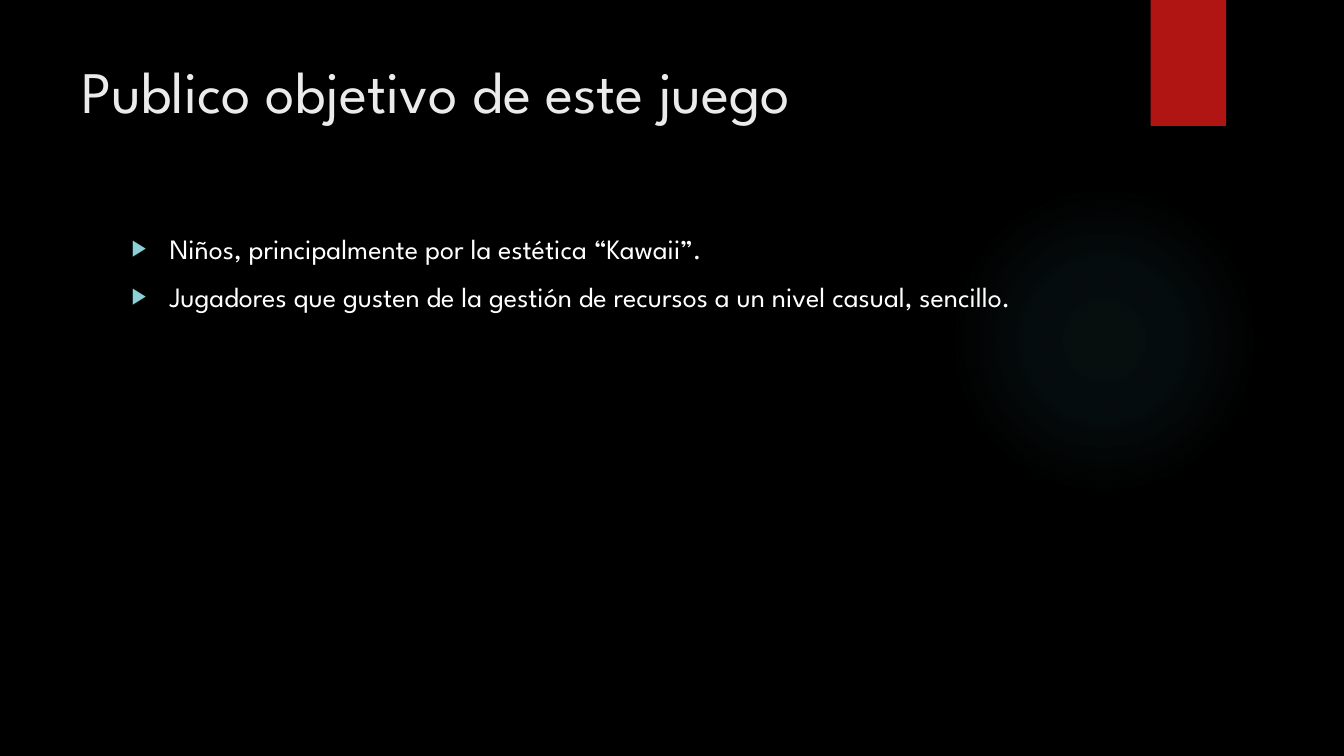
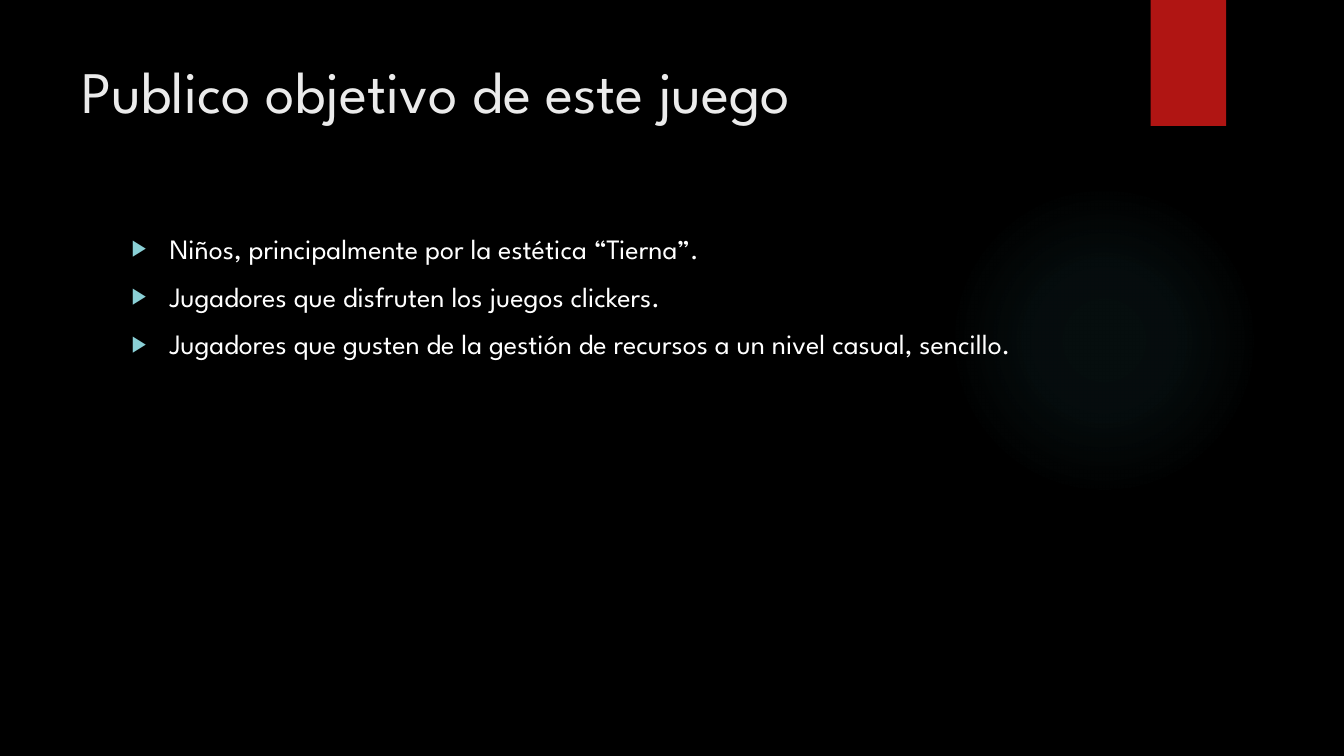
Before and after one commit to CristopherNicolas/Animales-Trabajo, a slide deck: slide 3 of Game design document farmGochi.pptx. Drawn at 1344x756 pixels with LibreOffice and Linux fonts; fonts in the diff are those of the drawing; background and template pictures are left out. Boxes give left, top, right and bottom in pixels: in the first picture for what was removed or moved away, otherwise in the second. Text is boxed around its words. In the diff, an @@ line names an element or a change of style, - is before the commit and + after.

```diff
--- a/Game design document farmGochi.pptx
+++ b/Game design document farmGochi.pptx
@@ text at (x1=170, y1=239, x2=699, y2=313): text changed @@
-▶ Niños, principalmente por la estética “Kawaii”.
+▶ Niños, principalmente por la estética “Tierna”.
+▶ Jugadores que disfruten los juegos clickers.
```
Also in this commit, not shown: 5 other slides changed, 17 other files.
